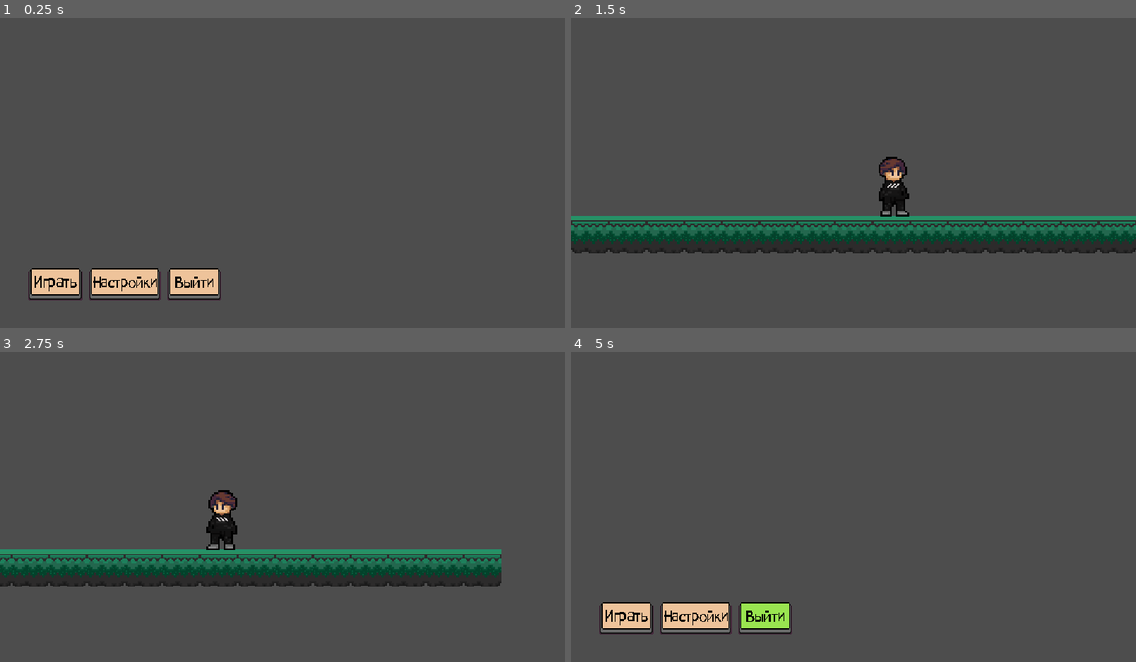
Above: before the commit, frames 1-4 (two rows, left to right).
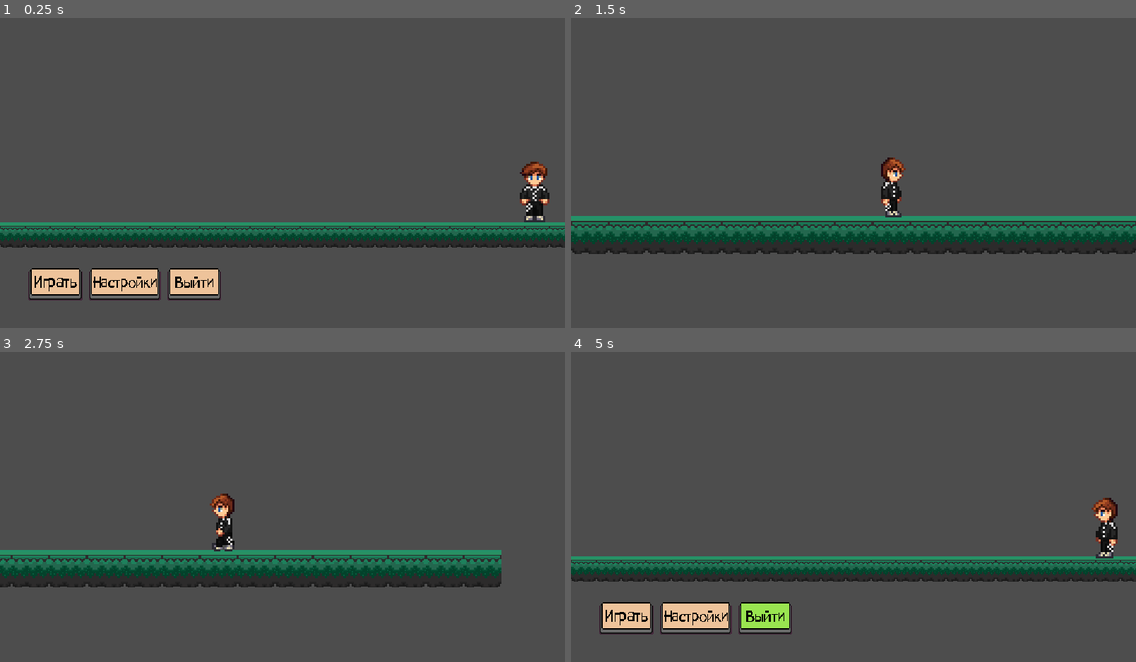
Above: after the commit, the same moments.

Repository: ik0nka/MaksimkaFindGirls
Game: Godot game, scene res://Scenes/UI/main_menu.tscn
Same seed, same stepped clock (60 frames per second), same inputs: the game is played once before the commit and once after it.
Inputs (mouse positions are in pixels of both pictures, inside the frame that each line leads up to):
- Up to frame 1 (0.25 s): no input
- Up to frame 2 (1.5 s): click (627, 284) at 0.5 s; hold D (Right) from 1.28 s (still down); hold Shift (Shift) from 1.28 s (still down)
- Up to frame 3 (2.75 s): release D (Right) at 2.03 s; release Shift (Shift) at 2.03 s; hold A (Left) from 2.03 s (still down); tap Shift (Shift) at 2.1 s
- Up to frame 4 (5 s): release A (Left) at 2.78 s; hold Shift (Shift) 2.78-3.53 s; hold D (Right) 2.78-4.28 s; tap Shift (Shift) at 3.6 s; hold A (Left) from 4.28 s (still down); hold Shift (Shift) from 4.28 s (still down); tap Escape (ESC) at 4.9 s

The runs differ from the first frame. In frame 1, 8.8% of the frame differs, in the area x 0-100%, y 46-75%; in frame 2, 2.1%; in frame 3, 2.5%; in frame 4, 8.7%.

Commit message:
0.2.2
-новый максик
-фон для меню(начало(пока хуйня))

Diff:
--- a/Characters/player.tscn
+++ b/Characters/player.tscn
@@ -1,79 +1,184 @@
-[gd_scene load_steps=14 format=3 uid="uid://c7qa7mp0g2gld"]
+[gd_scene load_steps=29 format=3 uid="uid://c7qa7mp0g2gld"]
 
 [ext_resource type="Script" path="res://Scripts/Player/player_movement.gd" id="1_ctayv"]
-[ext_resource type="Texture2D" uid="uid://rlhmoeqkm8fn" path="res://Content/Sprite/player.png" id="3_eqbh1"]
-
-[sub_resource type="AtlasTexture" id="AtlasTexture_a3l2f"]
-atlas = ExtResource("3_eqbh1")
-region = Rect2(0, 0, 33, 64)
-
-[sub_resource type="AtlasTexture" id="AtlasTexture_p2yw8"]
-atlas = ExtResource("3_eqbh1")
-region = Rect2(48, 0, 33, 64)
-
-[sub_resource type="AtlasTexture" id="AtlasTexture_8jocj"]
-atlas = ExtResource("3_eqbh1")
-region = Rect2(96, 0, 33, 64)
-
-[sub_resource type="AtlasTexture" id="AtlasTexture_nk1nk"]
-atlas = ExtResource("3_eqbh1")
-region = Rect2(144, 0, 33, 64)
-
-[sub_resource type="AtlasTexture" id="AtlasTexture_yln1u"]
-atlas = ExtResource("3_eqbh1")
-region = Rect2(192, 0, 33, 64)
-
-[sub_resource type="AtlasTexture" id="AtlasTexture_sx3v6"]
-atlas = ExtResource("3_eqbh1")
-region = Rect2(240, 0, 33, 64)
-
-[sub_resource type="AtlasTexture" id="AtlasTexture_o4083"]
-atlas = ExtResource("3_eqbh1")
-region = Rect2(288, 0, 33, 64)
-
-[sub_resource type="AtlasTexture" id="AtlasTexture_1tdoe"]
-atlas = ExtResource("3_eqbh1")
-region = Rect2(336, 0, 33, 64)
-
-[sub_resource type="AtlasTexture" id="AtlasTexture_fler8"]
-atlas = ExtResource("3_eqbh1")
-region = Rect2(384, 0, 33, 64)
+[ext_resource type="Texture2D" uid="uid://ccjw24jhqkdrg" path="res://Content/Sprite/Alex-sheet.png" id="2_30skr"]
+
+[sub_resource type="AtlasTexture" id="AtlasTexture_ll33j"]
+atlas = ExtResource("2_30skr")
+region = Rect2(0, 0, 16, 31)
+
+[sub_resource type="AtlasTexture" id="AtlasTexture_c3wi2"]
+atlas = ExtResource("2_30skr")
+region = Rect2(32, 0, 16, 31)
+
+[sub_resource type="AtlasTexture" id="AtlasTexture_e73ah"]
+atlas = ExtResource("2_30skr")
+region = Rect2(64, 0, 16, 31)
+
+[sub_resource type="AtlasTexture" id="AtlasTexture_20x8y"]
+atlas = ExtResource("2_30skr")
+region = Rect2(96, 0, 16, 31)
+
+[sub_resource type="AtlasTexture" id="AtlasTexture_fal82"]
+atlas = ExtResource("2_30skr")
+region = Rect2(128, 0, 16, 31)
+
+[sub_resource type="AtlasTexture" id="AtlasTexture_4agq5"]
+atlas = ExtResource("2_30skr")
+region = Rect2(160, 0, 16, 31)
+
+[sub_resource type="AtlasTexture" id="AtlasTexture_5avwl"]
+atlas = ExtResource("2_30skr")
+region = Rect2(192, 0, 16, 31)
+
+[sub_resource type="AtlasTexture" id="AtlasTexture_rg5v4"]
+atlas = ExtResource("2_30skr")
+region = Rect2(224, 0, 16, 31)
+
+[sub_resource type="AtlasTexture" id="AtlasTexture_8eafd"]
+atlas = ExtResource("2_30skr")
+region = Rect2(0, 31, 16, 31)
+
+[sub_resource type="AtlasTexture" id="AtlasTexture_4p0p4"]
+atlas = ExtResource("2_30skr")
+region = Rect2(16, 31, 16, 31)
+
+[sub_resource type="AtlasTexture" id="AtlasTexture_wca7l"]
+atlas = ExtResource("2_30skr")
+region = Rect2(32, 31, 16, 31)
+
+[sub_resource type="AtlasTexture" id="AtlasTexture_ubk12"]
+atlas = ExtResource("2_30skr")
+region = Rect2(48, 31, 16, 31)
+
+[sub_resource type="AtlasTexture" id="AtlasTexture_jpr0t"]
+atlas = ExtResource("2_30skr")
+region = Rect2(64, 31, 16, 31)
+
+[sub_resource type="AtlasTexture" id="AtlasTexture_ni1wq"]
+atlas = ExtResource("2_30skr")
+region = Rect2(80, 31, 16, 31)
+
+[sub_resource type="AtlasTexture" id="AtlasTexture_5floq"]
+atlas = ExtResource("2_30skr")
+region = Rect2(96, 31, 16, 31)
+
+[sub_resource type="AtlasTexture" id="AtlasTexture_52qyt"]
+atlas = ExtResource("2_30skr")
+region = Rect2(112, 31, 16, 31)
+
+[sub_resource type="AtlasTexture" id="AtlasTexture_nuebp"]
+atlas = ExtResource("2_30skr")
+region = Rect2(128, 31, 16, 31)
+
+[sub_resource type="AtlasTexture" id="AtlasTexture_tfi2w"]
+atlas = ExtResource("2_30skr")
+region = Rect2(144, 31, 16, 31)
+
+[sub_resource type="AtlasTexture" id="AtlasTexture_nv0r5"]
+atlas = ExtResource("2_30skr")
+region = Rect2(160, 31, 16, 31)
+
+[sub_resource type="AtlasTexture" id="AtlasTexture_s58l3"]
+atlas = ExtResource("2_30skr")
+region = Rect2(176, 31, 16, 31)
+
+[sub_resource type="AtlasTexture" id="AtlasTexture_4k8a7"]
+atlas = ExtResource("2_30skr")
+region = Rect2(192, 31, 16, 31)
+
+[sub_resource type="AtlasTexture" id="AtlasTexture_u1woe"]
+atlas = ExtResource("2_30skr")
+region = Rect2(208, 31, 16, 31)
+
+[sub_resource type="AtlasTexture" id="AtlasTexture_aeyh6"]
+atlas = ExtResource("2_30skr")
+region = Rect2(224, 31, 16, 31)
+
+[sub_resource type="AtlasTexture" id="AtlasTexture_ungsu"]
+atlas = ExtResource("2_30skr")
+region = Rect2(240, 31, 16, 31)
 
 [sub_resource type="SpriteFrames" id="SpriteFrames_okefq"]
 animations = [{
 "frames": [{
 "duration": 1.0,
-"texture": SubResource("AtlasTexture_a3l2f")
-}, {
-"duration": 1.0,
-"texture": SubResource("AtlasTexture_p2yw8")
-}, {
-"duration": 1.0,
-"texture": SubResource("AtlasTexture_8jocj")
-}, {
-"duration": 1.0,
-"texture": SubResource("AtlasTexture_nk1nk")
-}, {
-"duration": 1.0,
-"texture": SubResource("AtlasTexture_yln1u")
-}, {
-"duration": 1.0,
-"texture": SubResource("AtlasTexture_sx3v6")
-}, {
-"duration": 1.0,
-"texture": SubResource("AtlasTexture_o4083")
-}, {
-"duration": 1.0,
-"texture": SubResource("AtlasTexture_1tdoe")
-}, {
-"duration": 1.0,
-"texture": SubResource("AtlasTexture_fler8")
+"texture": SubResource("AtlasTexture_ll33j")
+}, {
+"duration": 1.0,
+"texture": SubResource("AtlasTexture_c3wi2")
+}, {
+"duration": 1.0,
+"texture": SubResource("AtlasTexture_e73ah")
+}, {
+"duration": 1.0,
+"texture": SubResource("AtlasTexture_20x8y")
+}, {
+"duration": 1.0,
+"texture": SubResource("AtlasTexture_fal82")
+}, {
+"duration": 1.0,
+"texture": SubResource("AtlasTexture_4agq5")
+}, {
+"duration": 1.0,
+"texture": SubResource("AtlasTexture_5avwl")
+}, {
+"duration": 1.0,
+"texture": SubResource("AtlasTexture_rg5v4")
 }],
 "loop": true,
 "name": &"idle",
-"speed": 5.0
-}, {
-"frames": [],
+"speed": 1.5
+}, {
+"frames": [{
+"duration": 1.0,
+"texture": SubResource("AtlasTexture_8eafd")
+}, {
+"duration": 1.0,
+"texture": SubResource("AtlasTexture_4p0p4")
+}, {
+"duration": 1.0,
+"texture": SubResource("AtlasTexture_wca7l")
+}, {
+"duration": 1.0,
+"texture": SubResource("AtlasTexture_ubk12")
+}, {
+"duration": 1.0,
+"texture": SubResource("AtlasTexture_jpr0t")
+}, {
+"duration": 1.0,
+"texture": SubResource("AtlasTexture_ni1wq")
+}, {
+"duration": 1.0,
+"texture": SubResource("AtlasTexture_5floq")
+}, {
+"duration": 1.0,
+"texture": SubResource("AtlasTexture_52qyt")
+}, {
+"duration": 1.0,
+"texture": SubResource("AtlasTexture_nuebp")
+}, {
+"duration": 1.0,
+"texture": SubResource("AtlasTexture_tfi2w")
+}, {
+"duration": 1.0,
+"texture": SubResource("AtlasTexture_nv0r5")
+}, {
+"duration": 1.0,
+"texture": SubResource("AtlasTexture_s58l3")
+}, {
+"duration": 1.0,
+"texture": SubResource("AtlasTexture_4k8a7")
+}, {
+"duration": 1.0,
+"texture": SubResource("AtlasTexture_u1woe")
+}, {
+"duration": 1.0,
+"texture": SubResource("AtlasTexture_aeyh6")
+}, {
+"duration": 1.0,
+"texture": SubResource("AtlasTexture_ungsu")
+}],
 "loop": true,
 "name": &"run",
 "speed": 5.0
@@ -88,12 +193,13 @@
 
 [node name="AnimatedSprite2D" type="AnimatedSprite2D" parent="."]
 position = Vector2(0, -12)
+scale = Vector2(2.16825, 2.13465)
 sprite_frames = SubResource("SpriteFrames_okefq")
-animation = &"idle"
-autoplay = "run"
-frame_progress = 0.911049
+animation = &"run"
+autoplay = "idle"
+frame_progress = 0.974304
 
 [node name="CollisionShape2D" type="CollisionShape2D" parent="."]
-position = Vector2(1, -12.5939)
+position = Vector2(5.96046e-08, -12)
 scale = Vector2(1.73297, -3.23756)
 shape = SubResource("RectangleShape2D_ox6df")
--- a/Scenes/UI/main_menu.tscn
+++ b/Scenes/UI/main_menu.tscn
@@ -1,8 +1,10 @@
-[gd_scene load_steps=13 format=3 uid="uid://bmtctt3e5e8ym"]
+[gd_scene load_steps=15 format=3 uid="uid://bmtctt3e5e8ym"]
 
 [ext_resource type="Script" path="res://Scripts/UI/main_menu_logic.gd" id="1_e8so3"]
 [ext_resource type="Texture2D" uid="uid://c31rdhsiukngx" path="res://Content/Sprite/button_UI.png" id="2_57o3g"]
 [ext_resource type="AudioStream" uid="uid://bpu778xbkhhao" path="res://Content/Music/main_menu.MP3" id="3_4icvv"]
+[ext_resource type="Texture2D" uid="uid://dte45a05dseyb" path="res://Sprite-0005.png" id="4_aor32"]
+[ext_resource type="PackedScene" uid="uid://c7qa7mp0g2gld" path="res://Characters/player.tscn" id="4_efu6o"]
 
 [sub_resource type="AtlasTexture" id="AtlasTexture_85qcg"]
 atlas = ExtResource("2_57o3g")
@@ -93,6 +95,126 @@
 texture_hover = SubResource("AtlasTexture_jjule")
 stretch_mode = 1
 
+[node name="Sprite2D" type="Sprite2D" parent="."]
+position = Vector2(212.804, 763)
+scale = Vector2(2.65427, 2.65427)
+texture = ExtResource("4_aor32")
+
+[node name="Sprite2D2" type="Sprite2D" parent="."]
+position = Vector2(42.9605, 763)
+scale = Vector2(2.65427, 2.65427)
+texture = ExtResource("4_aor32")
+
+[node name="Sprite2D3" type="Sprite2D" parent="."]
+position = Vector2(127.882, 763)
+scale = Vector2(2.65427, 2.65427)
+texture = ExtResource("4_aor32")
+
+[node name="Sprite2D4" type="Sprite2D" parent="."]
+position = Vector2(467.078, 763)
+scale = Vector2(2.65427, 2.65427)
+texture = ExtResource("4_aor32")
+
+[node name="Sprite2D5" type="Sprite2D" parent="."]
+position = Vector2(297.234, 763)
+scale = Vector2(2.65427, 2.65427)
+texture = ExtResource("4_aor32")
+
+[node name="Sprite2D6" type="Sprite2D" parent="."]
+position = Vector2(382.156, 763)
+scale = Vector2(2.65427, 2.65427)
+texture = ExtResource("4_aor32")
+
+[node name="Sprite2D7" type="Sprite2D" parent="."]
+position = Vector2(721.843, 763)
+scale = Vector2(2.65427, 2.65427)
+texture = ExtResource("4_aor32")
+
+[node name="Sprite2D8" type="Sprite2D" parent="."]
+position = Vector2(552, 763)
+scale = Vector2(2.65427, 2.65427)
+texture = ExtResource("4_aor32")
+
+[node name="Sprite2D9" type="Sprite2D" parent="."]
+position = Vector2(636.921, 763)
+scale = Vector2(2.65427, 2.65427)
+texture = ExtResource("4_aor32")
+
+[node name="Sprite2D10" type="Sprite2D" parent="."]
+position = Vector2(976.117, 763)
+scale = Vector2(2.65427, 2.65427)
+texture = ExtResource("4_aor32")
+
+[node name="Sprite2D11" type="Sprite2D" parent="."]
+position = Vector2(806.273, 763)
+scale = Vector2(2.65427, 2.65427)
+texture = ExtResource("4_aor32")
+
+[node name="Sprite2D12" type="Sprite2D" parent="."]
+position = Vector2(891.195, 763)
+scale = Vector2(2.65427, 2.65427)
+texture = ExtResource("4_aor32")
+
+[node name="Sprite2D13" type="Sprite2D" parent="."]
+position = Vector2(1230.38, 763)
+scale = Vector2(2.65427, 2.65427)
+texture = ExtResource("4_aor32")
+
+[node name="Sprite2D14" type="Sprite2D" parent="."]
+position = Vector2(1060.53, 763)
+scale = Vector2(2.65427, 2.65427)
+texture = ExtResource("4_aor32")
+
+[node name="Sprite2D15" type="Sprite2D" parent="."]
+position = Vector2(1145.45, 763)
+scale = Vector2(2.65427, 2.65427)
+texture = ExtResource("4_aor32")
+
+[node name="Sprite2D16" type="Sprite2D" parent="."]
+position = Vector2(1484.65, 763)
+scale = Vector2(2.65427, 2.65427)
+texture = ExtResource("4_aor32")
+
+[node name="Sprite2D17" type="Sprite2D" parent="."]
+position = Vector2(1314.81, 763)
+scale = Vector2(2.65427, 2.65427)
+texture = ExtResource("4_aor32")
+
+[node name="Sprite2D18" type="Sprite2D" parent="."]
+position = Vector2(1399.73, 763)
+scale = Vector2(2.65427, 2.65427)
+texture = ExtResource("4_aor32")
+
+[node name="Sprite2D19" type="Sprite2D" parent="."]
+position = Vector2(1739.41, 763)
+scale = Vector2(2.65427, 2.65427)
+texture = ExtResource("4_aor32")
+
+[node name="Sprite2D20" type="Sprite2D" parent="."]
+position = Vector2(1569.57, 763)
+scale = Vector2(2.65427, 2.65427)
+texture = ExtResource("4_aor32")
+
+[node name="Sprite2D21" type="Sprite2D" parent="."]
+position = Vector2(1654.49, 763)
+scale = Vector2(2.65427, 2.65427)
+texture = ExtResource("4_aor32")
+
+[node name="Sprite2D23" type="Sprite2D" parent="."]
+position = Vector2(1823.84, 763)
+scale = Vector2(2.65427, 2.65427)
+texture = ExtResource("4_aor32")
+
+[node name="Sprite2D24" type="Sprite2D" parent="."]
+position = Vector2(1908.77, 763)
+scale = Vector2(2.65427, 2.65427)
+texture = ExtResource("4_aor32")
+
+[node name="CharacterBody2D" parent="." instance=ExtResource("4_efu6o")]
+position = Vector2(1814.33, 663)
+scale = Vector2(3.32784, 3.32784)
+physics = false
+
 [connection signal="pressed" from="HBoxContainer/Play" to="." method="_on_play_pressed"]
 [connection signal="pressed" from="HBoxContainer/Settings" to="." method="_on_settings_pressed"]
 [connection signal="pressed" from="HBoxContainer/Exit" to="." method="_on_exit_pressed"]
--- a/Scripts/Player/player_movement.gd
+++ b/Scripts/Player/player_movement.gd
@@ -1,6 +1,7 @@
 extends CharacterBody2D
 
 var max_speed = 20
+@export var physics : bool = true
 var gravity = ProjectSettings.get_setting("physics/2d/default_gravity")
 
 func _physics_process(delta):
@@ -8,7 +9,9 @@
 	var direction = Input.get_action_strength("Right") - Input.get_action_strength("Left")
 
 	velocity.x += direction * max_speed
-	velocity.y += gravity * delta
+
+	if physics:
+		velocity.y += gravity * delta
 
 	_animate(direction)
 	move_and_slide()
@@ -17,7 +20,7 @@
 	if direction == 0:
 		$AnimatedSprite2D.play("idle")
 	else:
-		# $AnimatedSprite2D.play("run")
+		$AnimatedSprite2D.play("run")
 		if direction < 0:
 			$AnimatedSprite2D.flip_h = true
 		elif direction > 0:
Binary file added: Content/Sprite/Alex-sheet.png
Not shown, added: Content/Sprite/Alex-sheet.png.import
